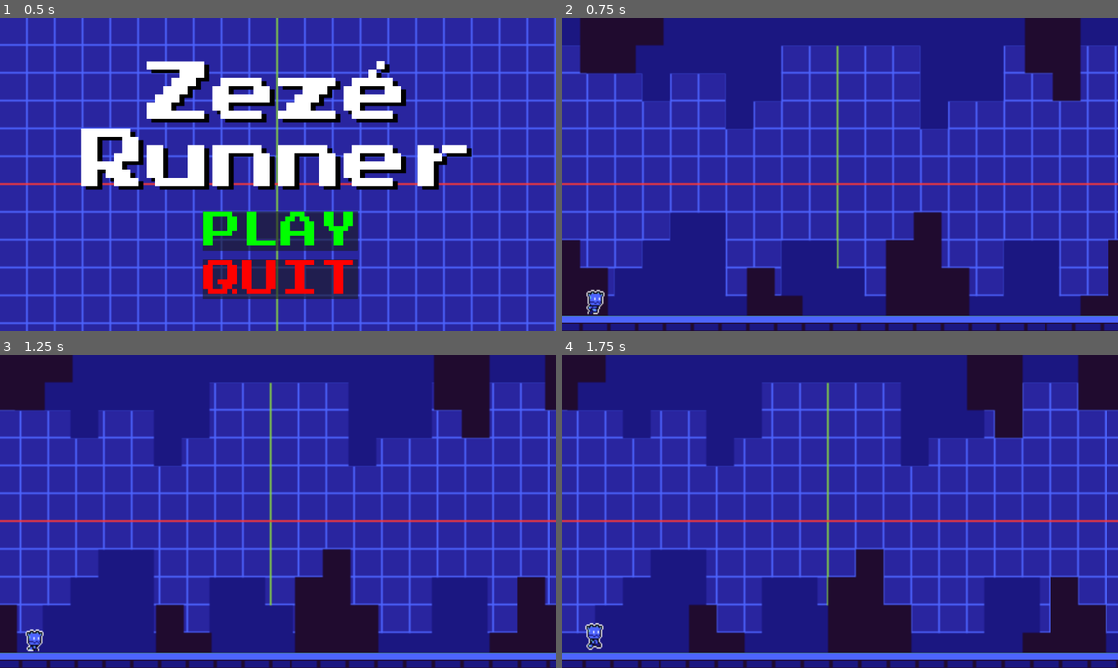
Above: before the commit, frames 1-4 (two rows, left to right).
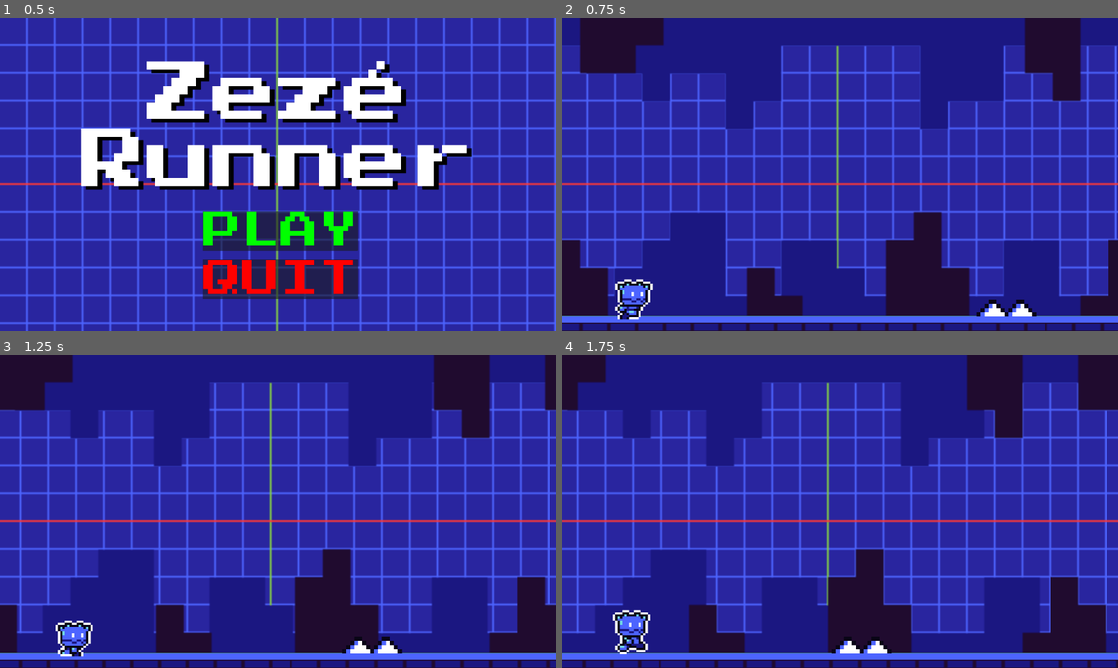
Above: after the commit, the same moments.

Repository: jaoj1/Zeze-Runner
Game: Godot game, scene res://menu.tscn
Same seed, same stepped clock (60 frames per second), same inputs: the game is played once before the commit and once after it.
Inputs:
- Up to frame 1 (0.5 s): no input
- Up to frame 2 (0.75 s): click "PLAY" at 0.5 s
- Up to frame 3 (1.25 s): no input
- Up to frame 4 (1.75 s): no input

Frame 1 is identical in both runs. In frame 2, 1.2% of the frame differs, in the area x 4-86%, y 83-97%; in frame 3, 1.1%; in frame 4, 1.3%, in the area x 4-60%, y 81-96%.

Commit message:
Atualização Runner

Diff:
--- /dev/null
+++ b/Scripts/gerador_obstaculos.gd
@@ -0,0 +1,17 @@
+extends Node2D
+
+var Obstaculo = preload("res://obstaculo.tscn")
+var timer = 0.0
+
+func _process(delta):
+	timer += delta
+
+	if timer >= 2.0:
+		timer = 0.0
+
+		var novo_obstaculo = Obstaculo.instantiate()
+
+		novo_obstaculo.position.y = 300
+		novo_obstaculo.position.x = 1200
+
+		add_child(novo_obstaculo)
--- /dev/null
+++ b/Scripts/obstaculo.gd
@@ -0,0 +1,6 @@
+extends Area2D
+
+var velocidade = -300
+
+func _process(delta):
+	position.x += velocidade * delta
--- /dev/null
+++ b/gerador_obstaculos.gd
@@ -0,0 +1,16 @@
+extends Node2D
+
+var timer = 0.0
+
+func _process(delta):
+	timer += delta
+
+	if timer >= 2.0:
+		timer = 0.0
+
+		var obstaculo_original = $"../Obstaculo"
+		var novo_obstaculo = obstaculo_original.duplicate()
+
+		novo_obstaculo.position = Vector2(1200, 585)
+
+		get_parent().add_child(novo_obstaculo)
--- a/jogo.tscn
+++ b/jogo.tscn
@@ -6,13 +6,16 @@
 [ext_resource type="Texture2D" uid="uid://bngec6s263s30" path="res://Recursos/Assets Godot Runner/foreground.png" id="3_qn35j"]
 [ext_resource type="Texture2D" uid="uid://jnojo0m4xl7x" path="res://Recursos/Assets Godot Runner/middleground1.png" id="4_45nkh"]
 [ext_resource type="Texture2D" uid="uid://csnu5kvvcg4r1" path="res://Recursos/Assets Godot Runner/player.png" id="6_8c340"]
+[ext_resource type="Script" uid="uid://oy2meu4ngas7" path="res://Scripts/obstaculo.gd" id="7_t8pok"]
+[ext_resource type="Texture2D" uid="uid://dh7gxn0nttqw5" path="res://Recursos/Assets Godot Runner/thorn.png" id="8_mtw28"]
+[ext_resource type="Script" uid="uid://dnuj6lpwgkmvg" path="res://gerador_obstaculos.gd" id="8_t8pok"]
 
 [sub_resource type="RectangleShape2D" id="RectangleShape2D_8c340"]
 size = Vector2(1152, 31)
 
 [sub_resource type="CapsuleShape2D" id="CapsuleShape2D_45nkh"]
-radius = 17.0
-height = 58.0
+radius = 39.0
+height = 110.0
 
 [sub_resource type="AtlasTexture" id="AtlasTexture_8c340"]
 atlas = ExtResource("6_8c340")
@@ -63,6 +66,9 @@
 "name": &"running",
 "speed": 10.0
 }]
+
+[sub_resource type="RectangleShape2D" id="RectangleShape2D_orj5g"]
+size = Vector2(119.25, 35.49997)
 
 [node name="Jogo" type="Node2D" unique_id=499870766]
 script = ExtResource("1_yq54j")
@@ -123,13 +129,31 @@
 [node name="Jogador" type="CharacterBody2D" parent="." unique_id=2017060601]
 
 [node name="Corpo" type="CollisionShape2D" parent="Jogador" unique_id=614005049]
-position = Vector2(68, 585)
+position = Vector2(146, 574)
 shape = SubResource("CapsuleShape2D_45nkh")
 
-[node name="AnimatedSprite2D" type="AnimatedSprite2D" parent="Jogador" unique_id=1148383362]
-position = Vector2(67, 592)
-scale = Vector2(2.3229167, 2.6249998)
+[node name="Imagem" type="AnimatedSprite2D" parent="Jogador" unique_id=1148383362]
+texture_filter = 1
+position = Vector2(144, 589)
+scale = Vector2(4.8411465, 4.3437505)
 sprite_frames = SubResource("SpriteFrames_7rhuj")
 animation = &"running"
 autoplay = "running"
 frame_progress = 0.87221044
+
+[node name="Obstaculo" type="Area2D" parent="." unique_id=151312618]
+position = Vector2(329, 583)
+script = ExtResource("7_t8pok")
+
+[node name="Imagem" type="Sprite2D" parent="Obstaculo" unique_id=1644041710]
+texture_filter = 1
+position = Vector2(646, -34.000027)
+scale = Vector2(8.21875, 8.593746)
+texture = ExtResource("8_mtw28")
+
+[node name="CorpoObs" type="CollisionShape2D" parent="Obstaculo" unique_id=68408582]
+position = Vector2(643, 18)
+shape = SubResource("RectangleShape2D_orj5g")
+
+[node name="GeradorObstaculos" type="Node2D" parent="." unique_id=1477613711]
+script = ExtResource("8_t8pok")
--- /dev/null
+++ b/obstaculo.tscn
@@ -0,0 +1,22 @@
+[gd_scene format=3 uid="uid://dxuhusubbe52j"]
+
+[ext_resource type="Script" uid="uid://oy2meu4ngas7" path="res://Scripts/obstaculo.gd" id="1_phkyr"]
+[ext_resource type="Texture2D" uid="uid://dh7gxn0nttqw5" path="res://Recursos/Assets Godot Runner/thorn.png" id="2_61ayu"]
+
+[sub_resource type="RectangleShape2D" id="RectangleShape2D_2kwqw"]
+size = Vector2(23.398455, 7)
+
+[node name="Obstaculo" type="Area2D" unique_id=1853342400]
+script = ExtResource("1_phkyr")
+
+[node name="ImagemObs" type="Sprite2D" parent="." unique_id=1176042869]
+texture_filter = 1
+position = Vector2(2.5000005, -5.5)
+scale = Vector2(1.8125, 3.2822173)
+texture = ExtResource("2_61ayu")
+
+[node name="CorpoObs" type="CollisionShape2D" parent="." unique_id=1175476645]
+position = Vector2(1.7007561, 14)
+scale = Vector2(1.1367625, 1.9450176)
+shape = SubResource("RectangleShape2D_2kwqw")
+debug_color = Color(1, 0, 0, 0.41960785)
Not shown, added: Scripts/gerador_obstaculos.gd.uid
Not shown, added: Scripts/obstaculo.gd.uid
Not shown, added: gerador_obstaculos.gd.uid
